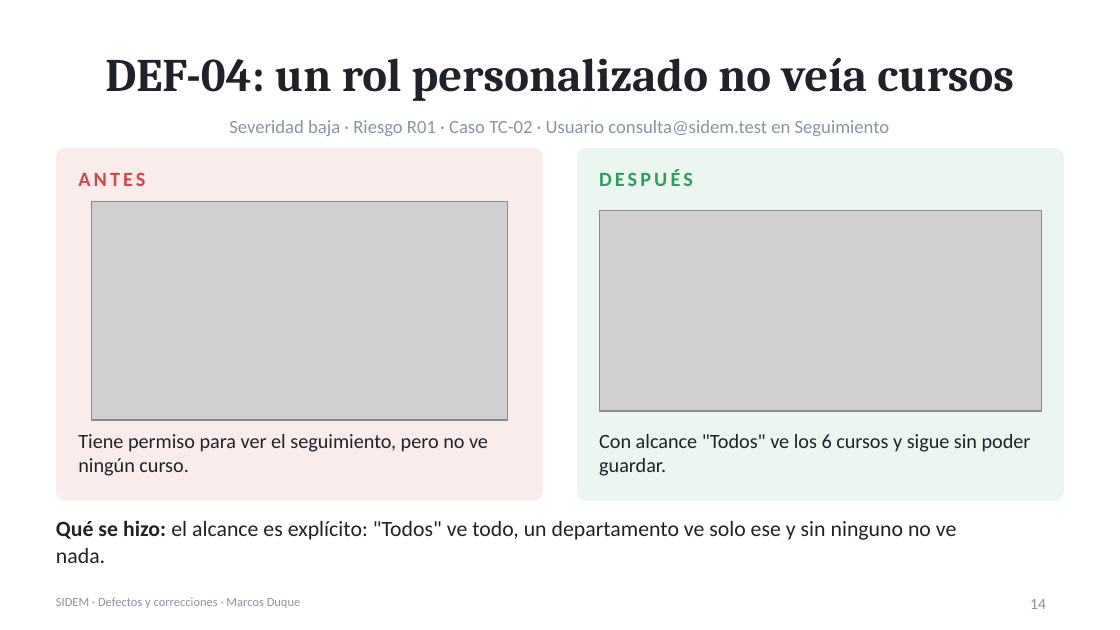
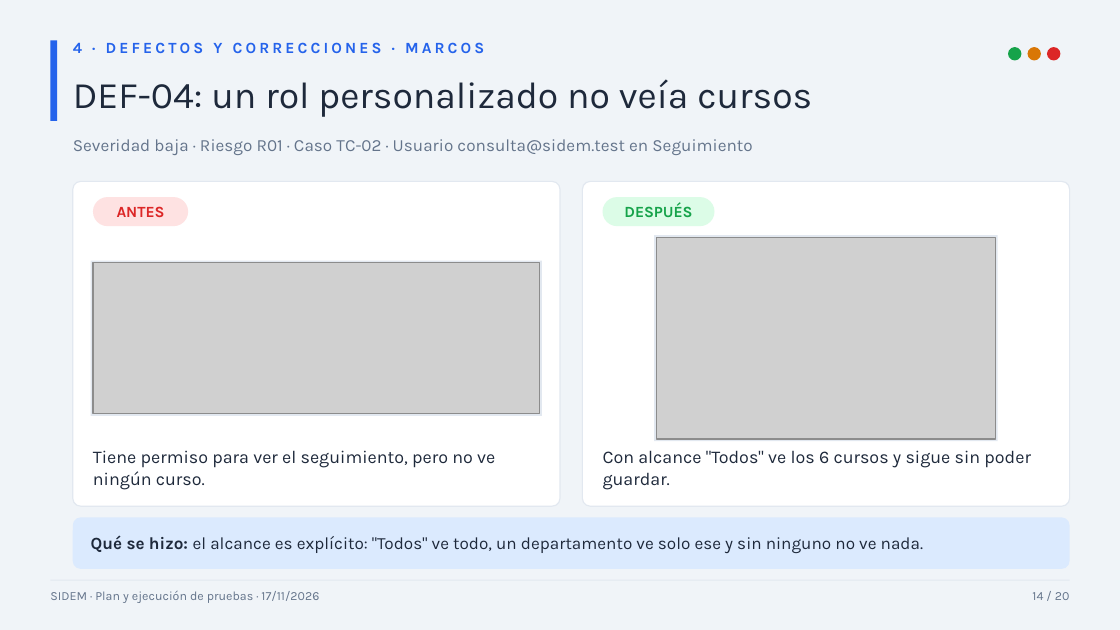
Before and after one commit to C4t-eyex/SIDEM-Plan-Pruebas, a slide deck: slide 14 of exposicion/Exposicion_SIDEM.pptx. Drawn at 1120x630 pixels with LibreOffice and Linux fonts; fonts in the diff are those of the drawing; grey boxes stand for pictures. Boxes give left, top, right and bottom in pixels: in the first picture for what was removed or moved away, otherwise in the second. Text is boxed around its words. In the diff, an @@ line names an element or a change of style, - is before the commit and + after.

```diff
--- a/exposicion/Exposicion_SIDEM.pptx
+++ b/exposicion/Exposicion_SIDEM.pptx
@@ background #FFFFFF to #F0F4F8 @@
@@ rectangle added at <box>50,40,57,121</box>, fill #2563EB @@
@@ text added at <box>73,42,484,53</box>, 10 pt, text #2563EB, bold @@
+4 · DEFECTOS Y CORRECCIONES · MARCOS
@@ ellipse added at <box>1008,47,1021,60</box>, fill #16A34A @@
@@ ellipse added at <box>1027,47,1040,60</box>, fill #D97706 @@
@@ ellipse added at <box>1047,47,1061,60</box>, fill #DC2626 @@
@@ text "DEF-04: un rol personalizado no ...": place and size @@
-text "DEF-04: un rol personalizado no ..." at <box>105,58,1014,101</box>
+text "DEF-04: un rol personalizado no ..." at <box>73,79,812,117</box>
@@ text "DEF-04: un rol personalizado no ..." at <box>73,79,812,117</box>: size 30 to 24 pt, font Cambria to Karla, text colour #1F2329 to #1E293B, bold off; alignment centre to left @@
@@ text "Severidad baja · Riesgo R01 ...": place and size @@
-text "Severidad baja · Riesgo R01 ..." at <box>229,120,890,136</box>
+text "Severidad baja · Riesgo R01 ..." at <box>73,139,752,155</box>
@@ text "Severidad baja · Riesgo R01 ..." at <box>73,139,752,155</box>: size 12 to 11 pt, font Calibri to Karla, text colour #8A94A3 to #64748B; alignment centre to left; vertical alignment middle to top @@
@@ rounded rectangle: place and size @@
-rounded rectangle at <box>56,148,543,501</box>
+rounded rectangle at <box>73,181,560,506</box>
@@ rounded rectangle at <box>73,181,560,506</box>: fill #FBECEC to #FFFFFF; outline none to #E2E8F0 0.75 pt; proportions changed @@
@@ rounded rectangle "ANTES": place and size @@
-rounded rectangle "ANTES" at <box>78,173,145,186</box>
+rounded rectangle "ANTES" at <box>93,197,188,226</box>
@@ rounded rectangle "ANTES" at <box>93,197,188,226</box>: size 13 to 10 pt, font Calibri to Karla, text colour #D64545 to #DC2626, letter spacing 2 to 0 pt; alignment left to centre; fill none to #FEE2E2 @@
@@ rounded rectangle: place and size @@
-rounded rectangle at <box>577,148,1064,501</box>
+rounded rectangle at <box>582,181,1070,506</box>
@@ rounded rectangle at <box>582,181,1070,506</box>: fill #EAF6EF to #FFFFFF; outline none to #E2E8F0 0.75 pt; proportions changed @@
@@ rounded rectangle "DESPUÉS": place and size @@
-rounded rectangle "DESPUÉS" at <box>599,169,693,186</box>
+rounded rectangle "DESPUÉS" at <box>603,197,715,226</box>
@@ rounded rectangle "DESPUÉS" at <box>603,197,715,226</box>: size 13 to 10 pt, font Calibri to Karla, text colour #2E9E5B to #16A34A, letter spacing 2 to 0 pt; alignment left to centre; fill none to #DCFCE7 @@
@@ rectangle added at <box>654,235,998,441</box>, fill #E2E8F0 @@
@@ picture: place and size @@
-picture at <box>599,211,1042,411</box>
+picture at <box>656,237,996,439</box>
@@ rectangle added at <box>91,261,542,417</box>, fill #E2E8F0 @@
@@ picture: place and size @@
-picture at <box>92,202,508,420</box>
+picture at <box>93,263,540,414</box>
@@ text "Tiene permiso para ver el ..." at <box>93,450,495,490</box>: size 13 to 11.5 pt, font Calibri to Karla, text colour #1F2329 to #1E293B @@
@@ text "Tiene permiso para ver el ...": place and size @@
-text "Tiene permiso para ver el ..." at <box>78,434,488,476</box>
+text "Tiene permiso para ver el ..." at <box>93,450,495,490</box>
@@ text "Con alcance "Todos" ve los ...": place and size @@
-text "Con alcance "Todos" ve los ..." at <box>599,434,1031,476</box>
+text "Con alcance "Todos" ve los ..." at <box>603,450,1031,490</box>
@@ text "Con alcance "Todos" ve los ..." at <box>603,450,1031,490</box>: size 13 to 11.5 pt, font Calibri to Karla, text colour #1F2329 to #1E293B @@
@@ rounded rectangle "Qué se hizo: el alcance ...": place and size @@
-rounded rectangle "Qué se hizo: el alcance ..." at <box>56,520,956,563</box>
+rounded rectangle "Qué se hizo: el alcance ..." at <box>73,517,1070,569</box>
@@ rounded rectangle "Qué se hizo: el alcance ..." at <box>73,517,1070,569</box>: size 14 to 11 pt, font Calibri to Karla, text colour #1F2329 to #1E293B; vertical alignment top to middle; fill none to #DBEAFE @@
@@ line added from (50, 580) to (1070, 580), #E2E8F0 0.75 pt @@
@@ text added at <box>50,591,319,603</box>, 8 pt, text #64748B @@
+SIDEM · Plan y ejecución de pruebas · 17/11/2026
@@ text removed at <box>56,597,301,608</box> @@
-SIDEM · Defectos y correcciones · Marcos Duque
@@ text at <box>1032,592,1070,600</box>: text changed; size 10 to 8 pt; font Calibri to Karla; text colour #8A94A3 to #64748B @@
-14
+14 / 20
```
Also in this commit, not shown: 19 other slides changed, 4 other files.
